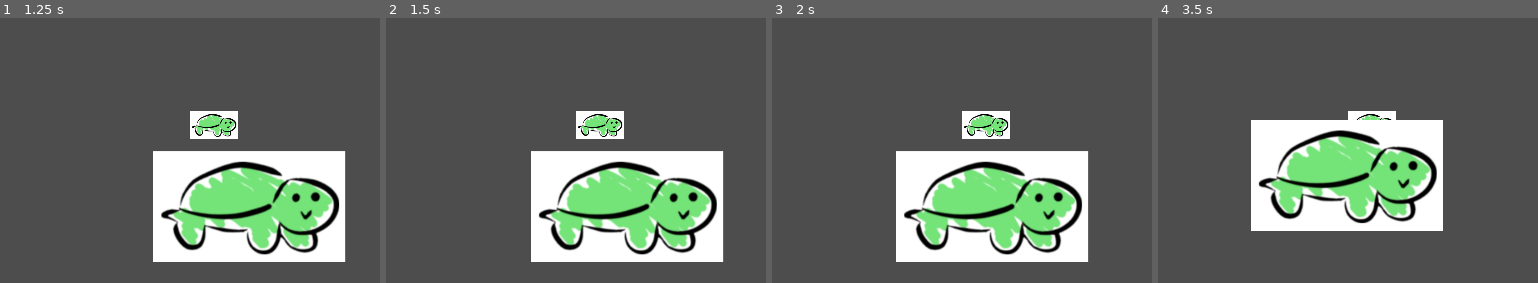
Above: before the commit, frames 1-4 (left to right).
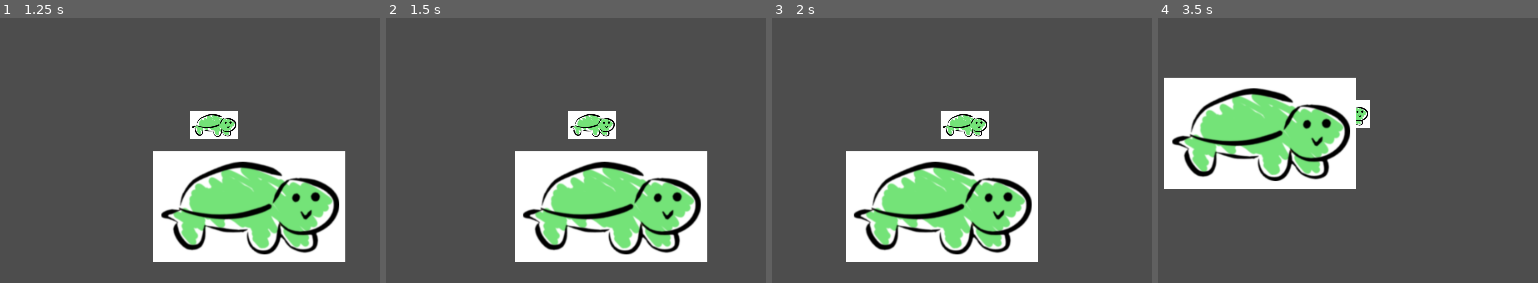
Above: after the commit, the same moments.

Repository: calbhonkman/UMBC-GAIM-2026---Turtle-Thrashing
Game: Godot game, scene res://scenes/mainmenu.tscn
Two runs of this game, one before a commit and one after it. Both use one fixed random seed, a clock stepped at 60 frames per second and the inputs below.
Inputs:
- Up to frame 1 (1.25 s): click "Play" at 0.5 s
- Up to frame 2 (1.5 s): tap Enter at 1.25 s; hold D (right) from 1.28 s (still down)
- Up to frame 3 (2 s): keep holding D (right)
- Up to frame 4 (3.5 s): release D (right) at 2.03 s; hold S (down) 2.03-2.78 s; hold D (right) from 2.78 s (still down)

Frame 1 is identical in both runs. In frame 2, 13% of the frame differs, in the area x 33-89%, y 35-93%; in frame 3, 21%; in frame 4, 34%, in the area x 1-75%, y 22-81%.

Commit message:
Added camera smoothing
The camera will now smoothly reposition itself ahead of the player in the direction they are moving, to provide a better view of the area they're headed to.

Diff:
--- a/godot-project/player.gd
+++ b/godot-project/player.gd
@@ -1,9 +1,16 @@
 extends CharacterBody2D
 
-@export var SPEED = 100
+@export var SPEED = 200
+@export var CAMERA_DIST = 100
+
+@onready var camera = $Camera2D
+
+
 
 func _process(delta):
 	print(position)
 	var movement_vector = Input.get_vector("left","right","up","down")
+	camera.global_position = lerp(camera.global_position, global_position + movement_vector * CAMERA_DIST, delta)
+	print(movement_vector)
 	if movement_vector.length() != 0:
 		move_and_collide(movement_vector * SPEED * delta)
